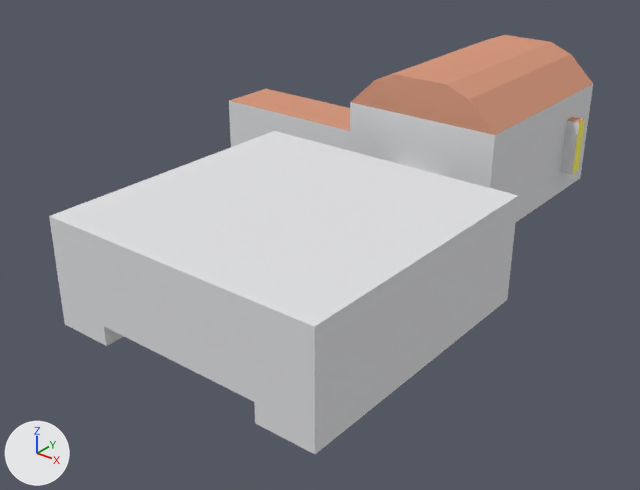
What one commit did to the Blender file models/church.blend.
One viewpoint serves both versions: a 50 mm camera at (16.1, -14.6, 13.6) aimed at (-2.8, 9.0, -1.1). The lights are fixed; the arrows at lower left show +X, +Y and +Z.

The scene before the commit, as lines of its bpy script (objects in view):
```python
mat_wall = diffuse_material('wall')
mat_wall.base_color = (0.761, 0.765, 0.78)  # white #e2e3e5
me_cube = bpy.data.meshes.new('Cube')
me_cube.from_pydata(...)  # 80 vertices, 74 faces; spans x -12.0..5.0, y -1.0..20.0, z -5.1..4.4
# faces by material slot: [3, 5, 47, 17, 2]
me_cube.materials.append(mat_lava)  # pink #ff0095
me_cube.materials.append(mat_floor)  # grey #a49e97
me_cube.materials.append(mat_wall)  # white #e2e3e5
me_cube.materials.append(mat_wood)  # beige #d69a7f
me_cube.materials.append(mat_church_glass)  # yellow #fff66d
ob_church = bpy.data.objects.new('church', me_cube)
ob_church.location = (0.0, 0.0, 1.0)
```
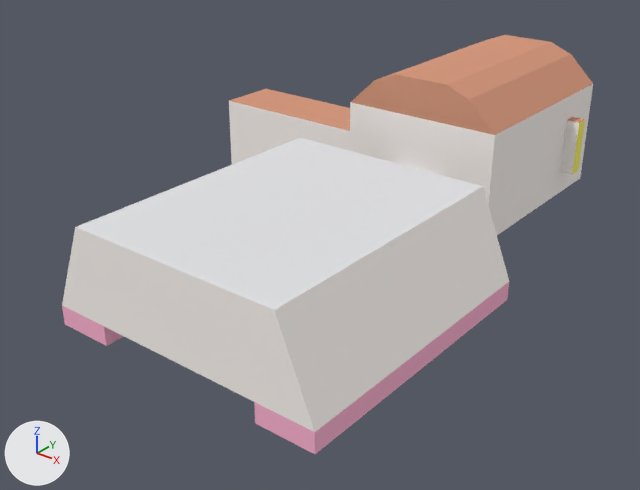
Commit message: added colors

Edits to the bpy script that builds the scene:
```text
Change mat_wall:
    mat_wall.base_color: (0.761, 0.765, 0.78) -> (1.0, 0.945, 0.91)  # white #e2e3e5 -> white #fff9f5
Add mat_ceiling:
    mat_ceiling = diffuse_material('ceiling')
    mat_ceiling.base_color = (0.761, 0.765, 0.78)  # white #e2e3e5
Add mat_glow:
    mat_glow = diffuse_material('glow')
    mat_glow.base_color = (1.0, 0.467, 0.659)  # pink #ffb6d4
Change me_cube:
    where me_cube.from_pydata(...)  # 80 vertices, 74 faces; spans x -12.0..5.0, y -1.0..20.0, z -5.1..4.4
    used by ob_church; location = (0.0, 0.0, 1.0)
    me_cube part 1
    me_cube.vertices[3].co: (5.0, 9.0, 2.0) -> (3.8, 9.0, 2.0)  # pixel (518, 195) -> pixel (483, 186)
    me_cube.vertices[4].co: (5.0, -1.0, 2.0) -> (3.8, -1.0, 2.0)  # pixel (314, 326) -> pixel (274, 310)
    me_cube.vertices[5].co: (-5.0, -1.0, 2.0) -> (-3.8, -1.0, 2.0)  # pixel (49, 216) -> pixel (75, 227)
    me_cube.vertices[6].co: (-5.0, 9.0, 2.0) -> (-3.8, 9.0, 2.0)  # pixel (274, 130) -> pixel (299, 137)
    me_cube part 2: all 6 faces centred in x -5.0..5.0, y -1.0..4.0, z -1.3 switch from mat_wall (white #e2e3e5) to mat_glow (pink #ffb6d4)
    add me_cube.materials.append(mat_ceiling)  # white #e2e3e5
```

What differs and where, as boxes (x1, y1, x2, y2) in the pictures (640 x 490 px; the box of a moved part takes in the faces that stretch with it):
'church', recoloured, reshaped
    before: (49, 35, 593, 454)
    after: (62, 35, 593, 454)
part 1 of me_cube, moved or reshaped
    before: (49, 131, 518, 432)
    after: (62, 138, 509, 432)
part 2 of me_cube, recoloured (white to pink)
    both: (62, 282, 509, 454)
